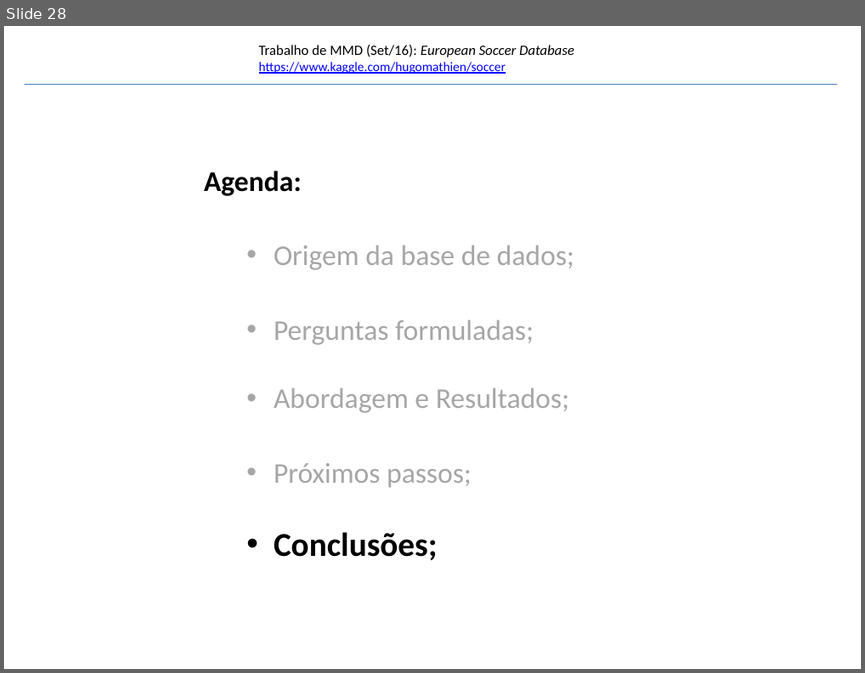
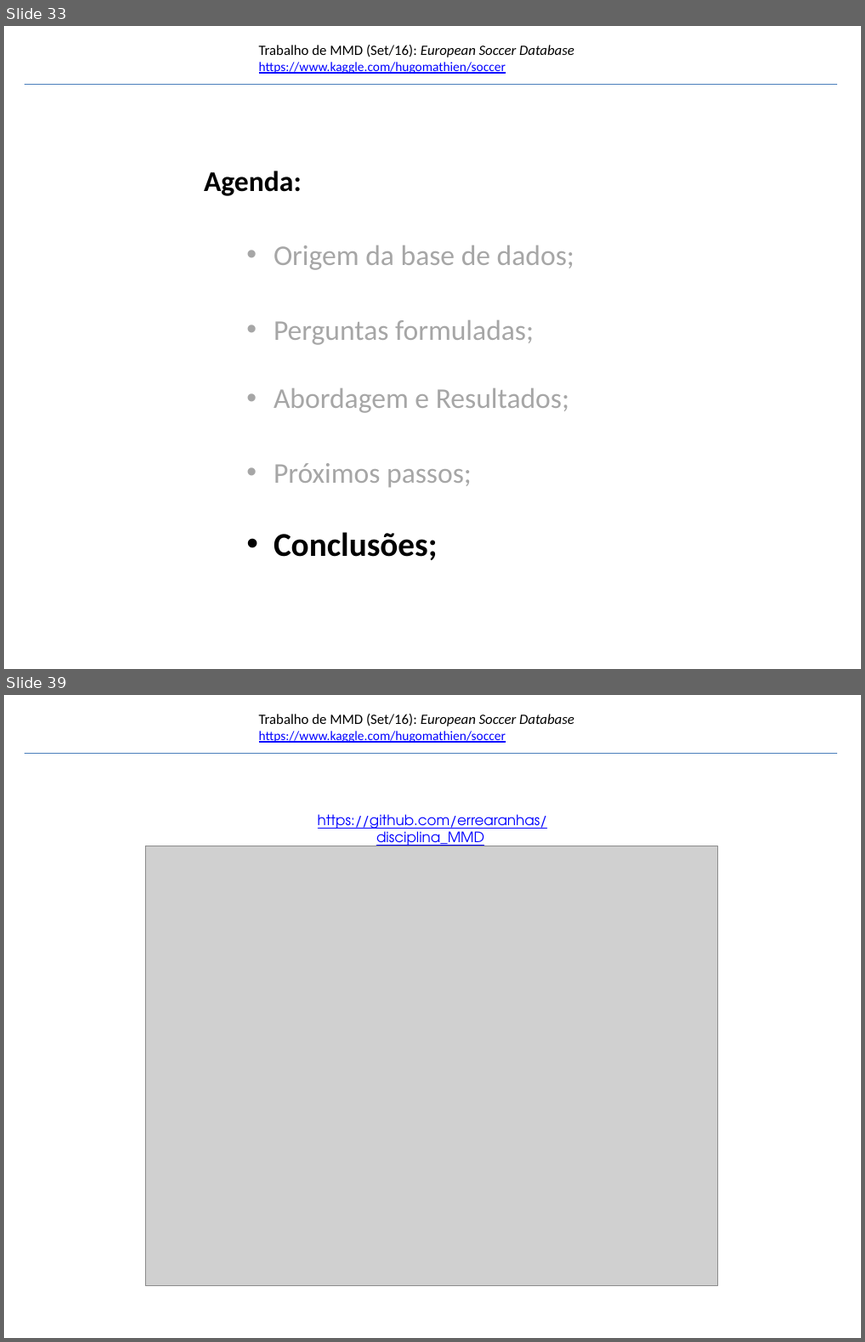
Before and after one commit to errearanhas/disciplina_MMD, a slide deck: trabalho_MMD.pptx. Shown one above the other, each under a label of ours: slide 28 before the commit, slides 33 and 39 after it; the slides between them are not shown. The pictures are 865x673 and 865x1342 pixels, drawn with LibreOffice and Linux fonts; fonts in the diff are those of the drawing; grey boxes stand for pictures; background and template pictures are left out. Boxes give left, top, right and bottom in pixels: in the first picture for what was removed or moved away, otherwise in the second. Text is boxed around its words. In the diff, an @@ line names an element or a change of style, - is before the commit and + after.

```diff
--- a/trabalho_MMD.pptx
+++ b/trabalho_MMD.pptx
@@ slide 39 added at (x1=4, y1=695, x2=861, y2=1338), background #FFFFFF; not listed: 2 template elements that a slide beside it also shows @@
@@ text added at (x1=318, y1=814, x2=547, y2=850), 12 pt, text #0000FF, underline @@
+https://github.com/errearanhas/disciplina_MMD
@@ picture added at (x1=145, y1=845, x2=717, y2=1286) @@
@@ what was slide 28 is now slide 33 @@
```
Also in this commit, not shown: 1 slide changed, 10 other slides added, 1 slide removed.
